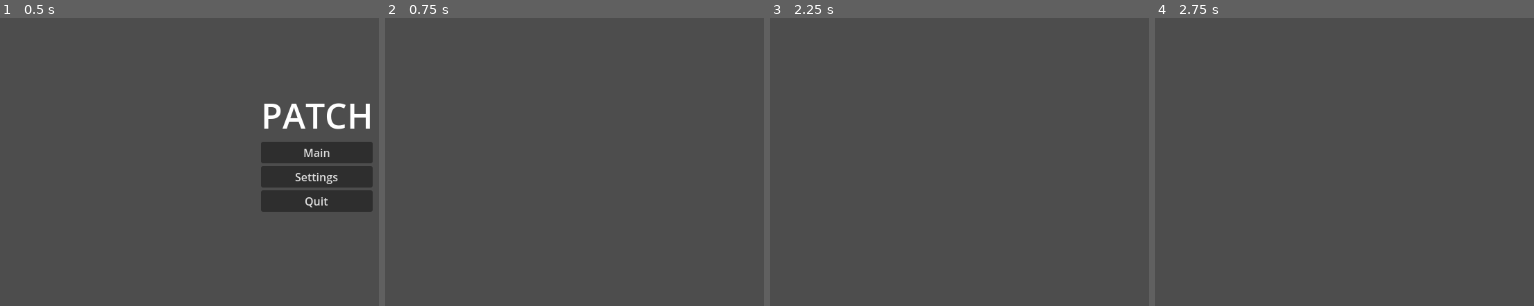
Above: before the commit, frames 1-4 (left to right).
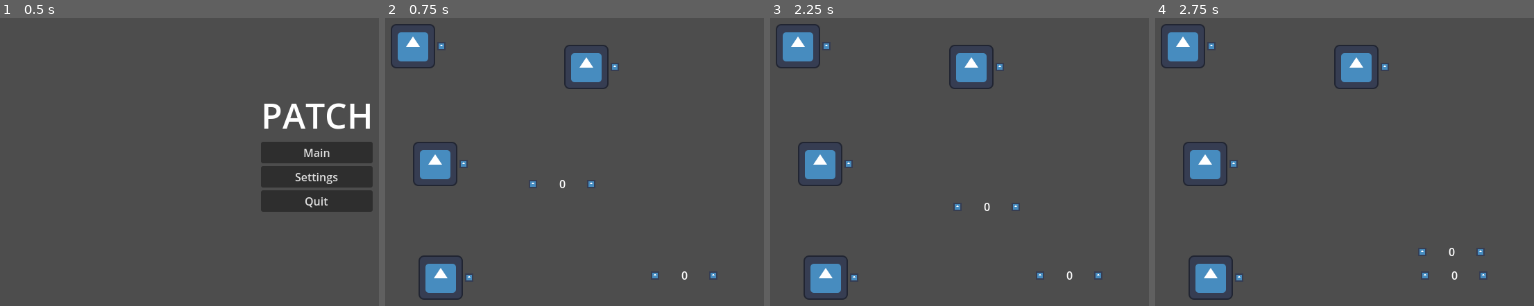
Above: after the commit, the same moments.

Repository: minami110/patch
Game: Godot game, scene res://Title/title.tscn
Two runs of this game, one before a commit and one after it. Both use one fixed random seed, a clock stepped at 60 frames per second and the inputs below. The engine's default icon, where the game draws it, is replaced by a stand-in: a white triangle on a blue panel in a dark square.
Inputs (mouse positions are in pixels of both pictures, inside the frame that each line leads up to):
- Up to frame 1 (0.5 s): no input
- Up to frame 2 (0.75 s): click "Main" at 0.5 s
- Up to frame 3 (2.25 s): tap Enter at 1.25, 1.35 s; move the mouse to (outside the picture) at 1.27 s; click (outside the picture) at 1.42 s; tap Space at 2 s; drag from (925, 173) to (1046, 242) at 2.02 s
- Up to frame 4 (2.75 s): no input

Frame 1 is identical in both runs. In frame 2, 4.6% of the frame differs, in the area x 1-88%, y 2-98%; in frame 3, 4.6%; in frame 4, 4.6%.

Commit message:
Main シーンを追加

Diff:
--- a/Title/title.tscn
+++ b/Title/title.tscn
@@ -1,6 +1,6 @@
 [gd_scene load_steps=4 format=3 uid="uid://cmbxdnrpple50"]
 
-[ext_resource type="Script" path="res://Title/title.gd" id="1_4goh4"]
+[ext_resource type="Script" path="res://title/title.gd" id="1_4goh4"]
 [ext_resource type="PackedScene" uid="uid://b7oudq3e50jax" path="res://main.tscn" id="2_gcvfa"]
 
 [sub_resource type="LabelSettings" id="LabelSettings_gp7df"]
--- /dev/null
+++ b/circuit/port_out.gd
@@ -0,0 +1,73 @@
+class_name PortOut
+extends Area2D
+
+# When value changed
+signal value_changed(value: float)
+
+# value
+var _value := 0.0
+var _other : PortOut
+var _wire : Wire
+
+func _input_event(_viewport, event, _shape_idx):
+	if event is InputEventMouseButton:
+		# Already wired
+		if is_wired():
+			return
+
+		# Left Click Pressed
+		if event.pressed and event.button_index == MOUSE_BUTTON_LEFT:
+			# Spawn Wire
+			_wire = Wire.new()
+			_wire._in = self
+			add_child(_wire)
+
+func _input(event):
+	if _wire == null or _other != null:
+		return
+
+	if event is InputEventMouseButton:
+		# When released mouse
+		if not event.pressed and event.button_index == MOUSE_BUTTON_LEFT:
+			# マウスを離した先に空いてる Port があれば接続する
+			var space_state = get_world_2d().direct_space_state
+			var parms = PhysicsPointQueryParameters2D.new()
+			parms.collide_with_areas = true
+			parms.position = get_global_mouse_position()
+			parms.collision_mask = 1 << 0
+			var result = space_state.intersect_point(parms, 4)
+
+			# クエリ結果
+			var target : PortOut = null
+			for r in result:
+				var col = r.collider
+				if col is PortOut and not col.is_wired():
+					target = r.collider
+					break
+
+			# 空いてるポートが見つかってたらつなぐ
+			if target != null:
+				self._other = target
+				target._other = self
+				target._wire = _wire
+				_wire._out = target
+			# 生成してた Wire を削除する
+			else:
+				remove_child(_wire)
+				_wire._in = null
+				_wire = null
+
+# 現在ワイヤーが繋がっているかどうか
+func is_wired() -> bool:
+	return _wire != null
+
+#
+func commit_value(value: float) -> void:
+	if _value == value:
+		return
+
+	_value = value
+	value_changed.emit(_value)
+
+	if _other != null:
+		_other.commit_value(value)
--- /dev/null
+++ b/circuit/port_out.tscn
@@ -0,0 +1,16 @@
+[gd_scene load_steps=4 format=3 uid="uid://0adroew6sg8n"]
+
+[ext_resource type="Script" path="res://circuit/port_out.gd" id="1_xfkie"]
+[ext_resource type="Texture2D" uid="uid://by330uebp2h3t" path="res://icon.svg" id="2_lp78l"]
+
+[sub_resource type="CircleShape2D" id="CircleShape2D_qxddt"]
+
+[node name="PortOut" type="Area2D"]
+script = ExtResource("1_xfkie")
+
+[node name="CollisionShape2D" type="CollisionShape2D" parent="."]
+shape = SubResource("CircleShape2D_qxddt")
+
+[node name="Sprite2D" type="Sprite2D" parent="."]
+scale = Vector2(0.1, 0.1)
+texture = ExtResource("2_lp78l")
--- /dev/null
+++ b/circuit/wire.gd
@@ -0,0 +1,22 @@
+class_name Wire
+extends Node2D
+
+var _in: PortOut
+var _out: PortOut
+
+func _draw():
+	if (_in != null and _out == null):
+		# is drawing
+		var to = get_global_mouse_position()
+		draw_line(to_local(_in.global_position), to_local(to), Color.GREEN, 1.0)
+	elif (_in != null and _out != null):
+		var str = _in._value
+		var color = Color(str, str, 0)
+		draw_line(to_local(_in.global_position), to_local(_out.global_position), color, 1.0)
+
+func _process(_delta):
+	queue_redraw()
+
+func _exit_tree():
+	_in = null
+	_out = null
--- a/main.tscn
+++ b/main.tscn
@@ -1,3 +1,26 @@
-[gd_scene format=3 uid="uid://b7oudq3e50jax"]
+[gd_scene load_steps=4 format=3 uid="uid://b7oudq3e50jax"]
+
+[ext_resource type="PackedScene" uid="uid://b02j1n3sn25ld" path="res://module/signal_monitor.tscn" id="2_k2w78"]
+[ext_resource type="PackedScene" uid="uid://ssi38arnwilw" path="res://module/constant.tscn" id="2_xjmug"]
+[ext_resource type="PackedScene" uid="uid://b6ts3736iwa7c" path="res://module/md_button.tscn" id="3_sfv15"]
 
 [node name="Main" type="Node"]
+
+[node name="Constant" parent="." instance=ExtResource("2_xjmug")]
+position = Vector2(160, 310)
+_on = 30.0
+
+[node name="Constant2" parent="." instance=ExtResource("2_xjmug")]
+position = Vector2(128, 140)
+
+[node name="Constant3" parent="." instance=ExtResource("2_xjmug")]
+position = Vector2(378, 170)
+
+[node name="SignalMonitor" parent="." instance=ExtResource("2_k2w78")]
+position = Vector2(344, 339)
+
+[node name="SignalMonitor2" parent="." instance=ExtResource("2_k2w78")]
+position = Vector2(520, 471)
+
+[node name="Button" parent="." instance=ExtResource("3_sfv15")]
+position = Vector2(168, 474)
--- /dev/null
+++ b/module/button.gd
@@ -0,0 +1,14 @@
+class_name MdButton
+extends Node2D
+
+@export var _send_value := 1.0
+
+func _enter_tree():
+	%ModuleDragger.input_event.connect(_area_input)
+
+func _area_input(a, ev, b) -> void:
+	if ev is InputEventMouseButton:
+		if ev.is_pressed() and ev.button_index == MOUSE_BUTTON_LEFT:
+			%PortOut.commit_value(_send_value)
+		elif not ev.is_pressed() and ev.button_index == MOUSE_BUTTON_LEFT:
+			%PortOut.commit_value(0)
--- /dev/null
+++ b/module/constant.gd
@@ -0,0 +1,7 @@
+class_name Constant
+extends Node2D
+
+@export var _on := 0.0
+
+func _enter_tree():
+	%PortOut.commit_value(_on)
--- /dev/null
+++ b/module/constant.tscn
@@ -0,0 +1,30 @@
+[gd_scene load_steps=6 format=3 uid="uid://ssi38arnwilw"]
+
+[ext_resource type="Texture2D" uid="uid://by330uebp2h3t" path="res://icon.svg" id="1_hnhae"]
+[ext_resource type="Script" path="res://module/constant.gd" id="1_l27wg"]
+[ext_resource type="PackedScene" uid="uid://0adroew6sg8n" path="res://circuit/port_out.tscn" id="2_7xadv"]
+[ext_resource type="Script" path="res://module/module_dragger.gd" id="4_o0r5h"]
+
+[sub_resource type="RectangleShape2D" id="RectangleShape2D_yff06"]
+size = Vector2(64, 64)
+
+[node name="Constant" type="Node2D"]
+script = ExtResource("1_l27wg")
+
+[node name="Sprite" type="Sprite2D" parent="."]
+scale = Vector2(0.5, 0.5)
+texture = ExtResource("1_hnhae")
+centered = false
+
+[node name="PortOut" parent="." instance=ExtResource("2_7xadv")]
+unique_name_in_owner = true
+position = Vector2(73, 32)
+
+[node name="ModuleDragger" type="Area2D" parent="."]
+collision_mask = 0
+script = ExtResource("4_o0r5h")
+
+[node name="CollisionShape2D" type="CollisionShape2D" parent="ModuleDragger"]
+position = Vector2(32, 32)
+shape = SubResource("RectangleShape2D_yff06")
+debug_color = Color(0, 0.650761, 0.0693266, 0)
--- /dev/null
+++ b/module/md_button.tscn
@@ -0,0 +1,31 @@
+[gd_scene load_steps=6 format=3 uid="uid://b6ts3736iwa7c"]
+
+[ext_resource type="Script" path="res://module/button.gd" id="1_gukaq"]
+[ext_resource type="Texture2D" uid="uid://by330uebp2h3t" path="res://icon.svg" id="2_xh8ha"]
+[ext_resource type="PackedScene" uid="uid://0adroew6sg8n" path="res://circuit/port_out.tscn" id="3_mxt6x"]
+[ext_resource type="Script" path="res://module/module_dragger.gd" id="4_a4epb"]
+
+[sub_resource type="RectangleShape2D" id="RectangleShape2D_yff06"]
+size = Vector2(64, 64)
+
+[node name="MdButton" type="Node2D"]
+script = ExtResource("1_gukaq")
+
+[node name="Sprite" type="Sprite2D" parent="."]
+scale = Vector2(0.5, 0.5)
+texture = ExtResource("2_xh8ha")
+centered = false
+
+[node name="PortOut" parent="." instance=ExtResource("3_mxt6x")]
+unique_name_in_owner = true
+position = Vector2(73, 32)
+
+[node name="ModuleDragger" type="Area2D" parent="."]
+unique_name_in_owner = true
+collision_mask = 0
+script = ExtResource("4_a4epb")
+
+[node name="CollisionShape2D" type="CollisionShape2D" parent="ModuleDragger"]
+position = Vector2(32, 32)
+shape = SubResource("RectangleShape2D_yff06")
+debug_color = Color(0, 0.650761, 0.0693266, 0)
--- /dev/null
+++ b/module/module_base.gd
@@ -0,0 +1 @@
+extends Node2D
--- /dev/null
+++ b/module/module_dragger.gd
@@ -0,0 +1,20 @@
+class_name ModuleDragger
+extends Area2D
+
+var _drag_offset := Vector2.ZERO
+
+func _ready():
+	set_process_input(false)
+
+func _input_event(_viewport, event, _shape_idx):
+	if event is InputEventMouseButton:
+		if event.is_pressed() and event.button_index == MOUSE_BUTTON_LEFT:
+			_drag_offset = event.global_position - get_parent().global_position
+			set_process_input(true)
+
+func _input(event):
+	if event is InputEventMouseButton:
+		if not event.is_pressed() and event.button_index == MOUSE_BUTTON_LEFT:
+			set_process_input(false)
+	elif event is InputEventMouse:
+		get_parent().global_position = event.global_position - _drag_offset
--- /dev/null
+++ b/module/signal_monitor.gd
@@ -0,0 +1,9 @@
+class_name SignalMonitor
+extends Node2D
+
+func _enter_tree():
+	%PortIn.value_changed.connect(_in_value_changed)
+
+func _in_value_changed(value: float) -> void:
+	%Display.text = "%s" % str(value)
+	%PortOut.commit_value(value)
--- /dev/null
+++ b/module/signal_monitor.tscn
@@ -0,0 +1,36 @@
+[gd_scene load_steps=5 format=3 uid="uid://b02j1n3sn25ld"]
+
+[ext_resource type="Script" path="res://module/signal_monitor.gd" id="1_12t5b"]
+[ext_resource type="PackedScene" uid="uid://0adroew6sg8n" path="res://circuit/port_out.tscn" id="3_rmmlr"]
+[ext_resource type="Script" path="res://module/module_dragger.gd" id="4_s4jv6"]
+
+[sub_resource type="RectangleShape2D" id="RectangleShape2D_yff06"]
+size = Vector2(64, 64)
+
+[node name="SignalMonitor" type="Node2D"]
+script = ExtResource("1_12t5b")
+
+[node name="Display" type="Label" parent="."]
+unique_name_in_owner = true
+offset_right = 64.0
+offset_bottom = 64.0
+text = "0"
+horizontal_alignment = 1
+vertical_alignment = 1
+
+[node name="PortIn" parent="." instance=ExtResource("3_rmmlr")]
+unique_name_in_owner = true
+position = Vector2(-11, 32)
+
+[node name="PortOut" parent="." instance=ExtResource("3_rmmlr")]
+unique_name_in_owner = true
+position = Vector2(73, 32)
+
+[node name="ModuleDragger" type="Area2D" parent="."]
+collision_mask = 0
+script = ExtResource("4_s4jv6")
+
+[node name="CollisionShape2D" type="CollisionShape2D" parent="ModuleDragger"]
+position = Vector2(32, 32)
+shape = SubResource("RectangleShape2D_yff06")
+debug_color = Color(0, 0.650761, 0.0693266, 0)
--- a/project.godot
+++ b/project.godot
@@ -11,7 +11,7 @@
 [application]
 
 config/name="patch"
-run/main_scene="res://Title/title.tscn"
+run/main_scene="res://title/title.tscn"
 config/features=PackedStringArray("4.2", "GL Compatibility")
 config/icon="res://icon.svg"
 
